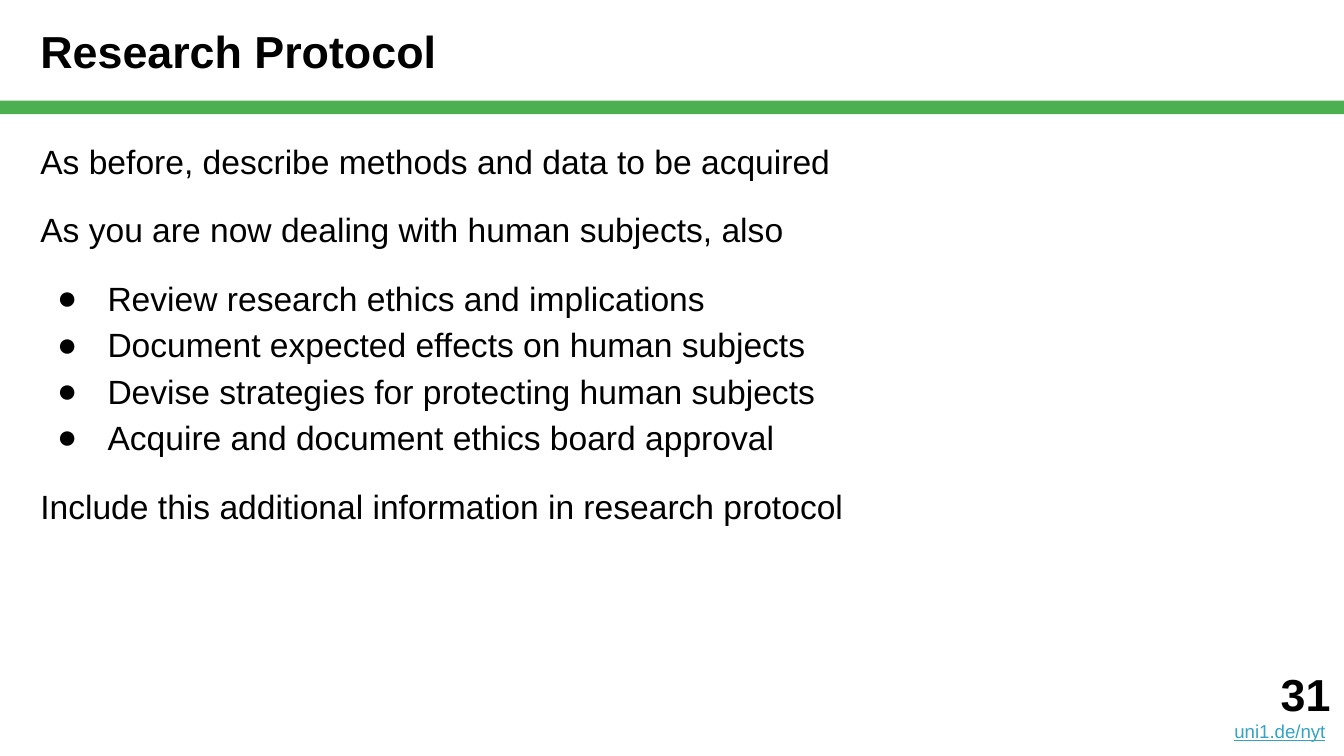
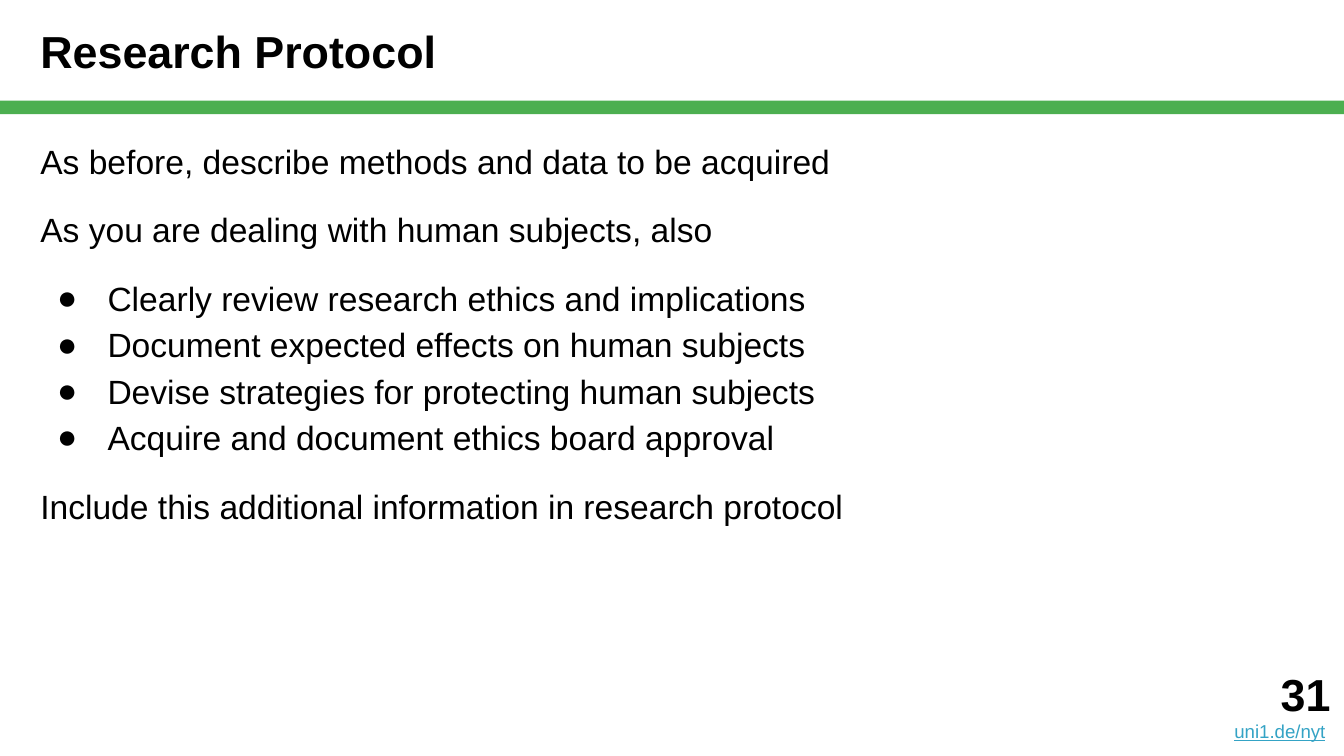
Before and after one commit to dirkriehle/nyt-course, a slide deck: slide 31 of Lecture slides/NYT C04 - Action Research.pptx. Drawn at 1344x756 pixels with LibreOffice and Linux fonts; fonts in the diff are those of the drawing. Boxes give left, top, right and bottom in pixels: in the first picture for what was removed or moved away, otherwise in the second. Text is boxed around its words. In the diff, an @@ line names an element or a change of style, - is before the commit and + after.

Commit message:
Added Action Research (C04) slide update (pre-lecture)

```diff
--- a/Lecture slides/NYT C04 - Action Research.pptx
+++ b/Lecture slides/NYT C04 - Action Research.pptx
@@ text at [40, 217, 805, 317]: text changed @@
-As you are now dealing with human subjects, also
-● Review research ethics and implications
+As you are dealing with human subjects, also
+● Clearly review research ethics and implications
```
Also in this commit, not shown: 10 other slides changed, 1 other file.
